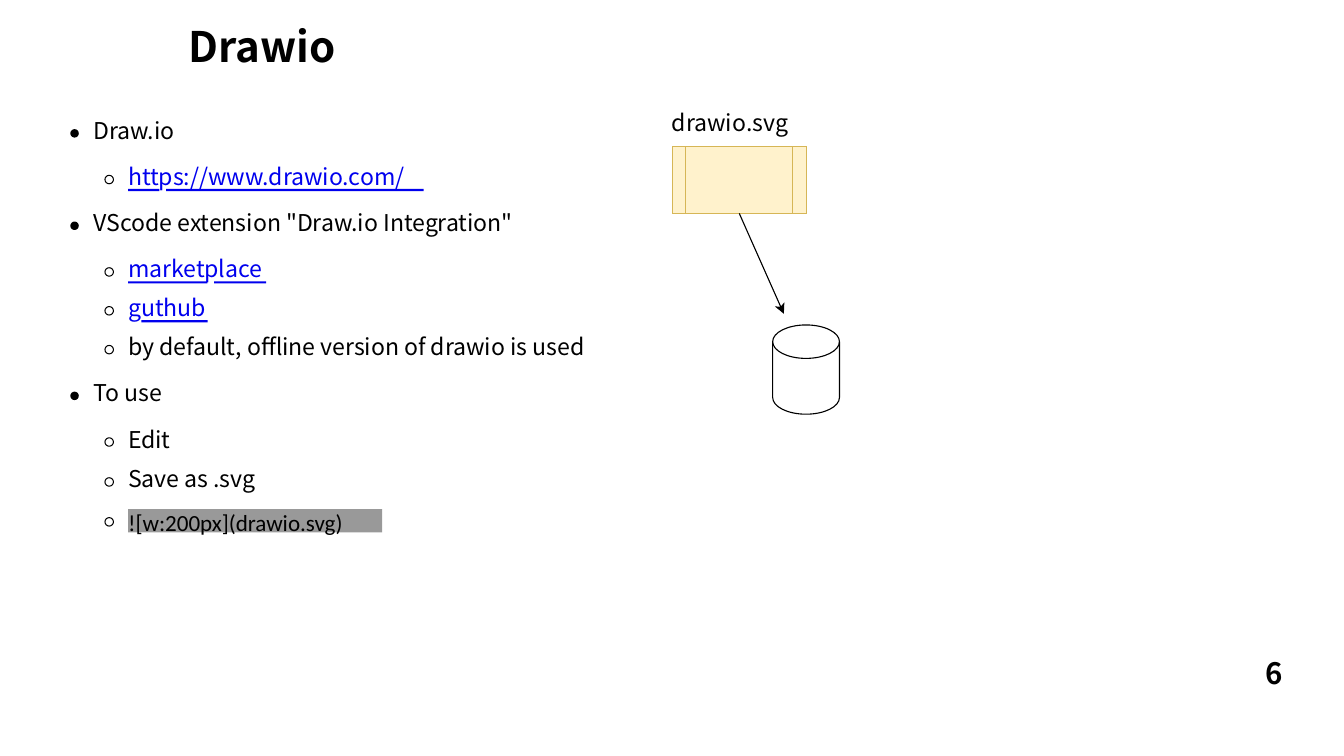
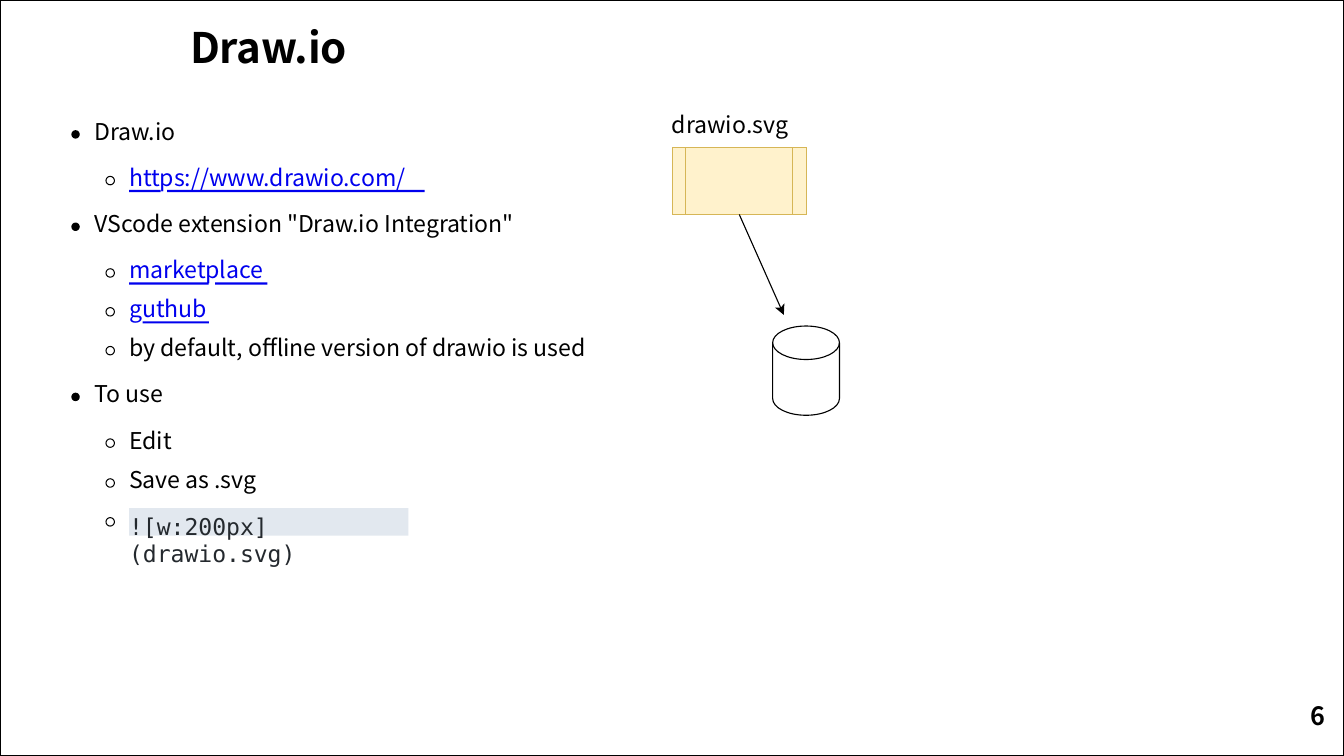
Before and after one commit to sdkn104/misc, a slide deck: slide 6 of Comp/Marp/marp.pptx. Drawn at 1344x756 pixels with LibreOffice and Linux fonts; fonts in the diff are those of the drawing; background and template pictures are left out. Boxes give left, top, right and bottom in pixels: in the first picture for what was removed or moved away, otherwise in the second. Text is boxed around its words. In the diff, an @@ line names an element or a change of style, - is before the commit and + after.

```diff
--- a/Comp/Marp/marp.pptx
+++ b/Comp/Marp/marp.pptx
@@ freeform shape added at box(1, 1, 1344, 756), outline #000000 0.74 pt @@
@@ text removed at box(189, 28, 336, 63) @@
-Drawio
@@ text added at box(190, 29, 347, 64), 30 pt, text #000000, bold @@
+Draw.io
@@ outline redrawn in 15 elements at box(773, 326, 840, 415), box(773, 326, 840, 415), box(773, 343, 840, 360), box(776, 306, 783, 315), box(776, 306, 783, 315), box(106, 269, 114, 277), box(106, 308, 114, 316), box(106, 347, 114, 355), box(72, 393, 80, 401), box(106, 439, 114, 447), box(106, 479, 114, 487), box(72, 130, 80, 138), box(106, 176, 114, 185), box(129, 282, 267, 284), box(142, 322, 209, 324) @@
@@ freeform shape: place and size @@
-freeform shape at box(128, 509, 382, 532)
+freeform shape at box(129, 508, 408, 535)
@@ freeform shape at box(129, 508, 408, 535): fill #999999 to #E2E8EF @@
@@ text "![w:200px](drawio.svg)" at box(129, 517, 295, 567): font Calibri to DejaVu Sans Mono, text colour #000000 to #24292E @@
@@ text "6": place and size @@
-text "6" at box(1265, 662, 1282, 685)
+text "6" at box(1310, 706, 1325, 726)
@@ text "6" at box(1310, 706, 1325, 726): size 21 to 18 pt @@
```
Also in this commit, not shown: 12 other slides changed, 5 other files.
